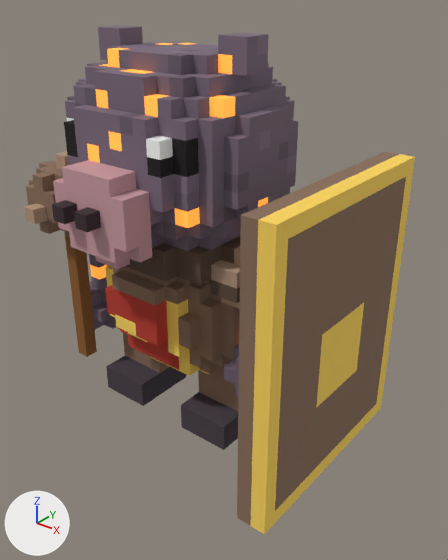
The glTF model menagerie/models/glb/magmaguard_hippo_2star.glb: old version first, new version second.
Before and after are seen from a 50 mm lens placed at (1.367, -1.483, 1.49), pointed at (0.185, -0.005, 0.574). Lighting does not change. The marker at lower left points along +X, +Y and +Z. The first picture is the older version. Vertices at exactly the same position are counted once.

Names of what the first picture shows: 'magmaguard_hippo'.
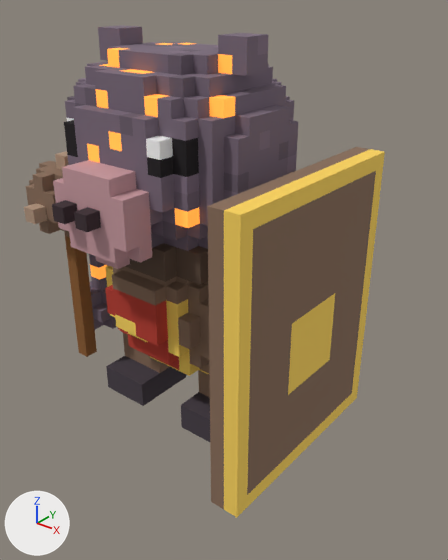
Location of each change, (x1, y1, x2, y2) in pixels of the pictures (448 x 560 px; the box of a moved part takes in the faces that stretch with it):
```json
{"object": "magmaguard_hippo", "change": "reshaped", "before": [24, 25, 415, 535], "after": [24, 25, 385, 517], "on screen": "8% narrower"}
{"part": 1, "of": "me_magmaguard_hippo", "change": "moved or reshaped", "before": [237, 152, 415, 535], "after": [207, 147, 385, 517]}
```

Scene script edits in JSON lines:
```json
{"block": "me_magmaguard_hippo", "where": "# used by ob_magmaguard_hippo; location = (0.0, 0.0, 0.0)"}
{"op": "remove", "block": "me_magmaguard_hippo", "code": "me_magmaguard_hippo.from_pydata(...)  # 1517 vertices, 2686 faces; spans x -0.55..0.65, y -0.45..0.35, z 0.0..1.35"}
{"op": "add", "block": "me_magmaguard_hippo", "code": "me_magmaguard_hippo.from_pydata(...)  # 1517 vertices, 2686 faces; spans x -0.55..0.55, y -0.45..0.35, z 0.0..1.35"}
{"block": "me_magmaguard_hippo", "change": "me_magmaguard_hippo part 1: the loose piece of 28 vertices spanning x 0.55..0.65, y -0.4..0.35, z 0.05..1.0 is moved by (-0.1, 0.0, 0.0)"}
```
